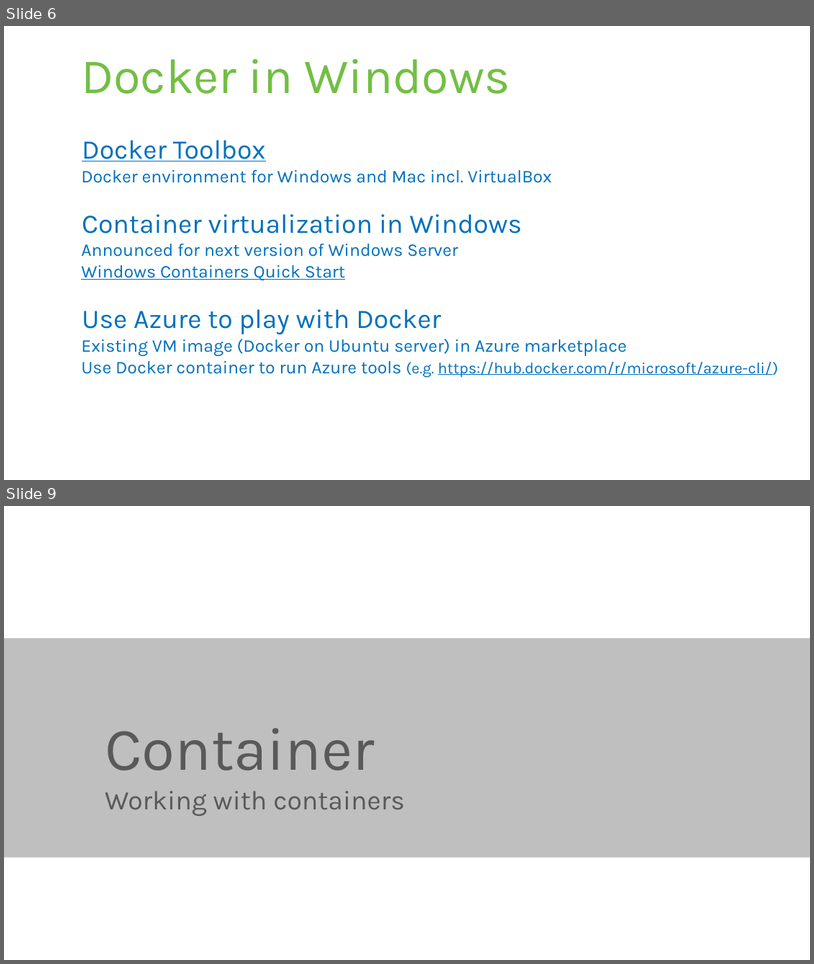
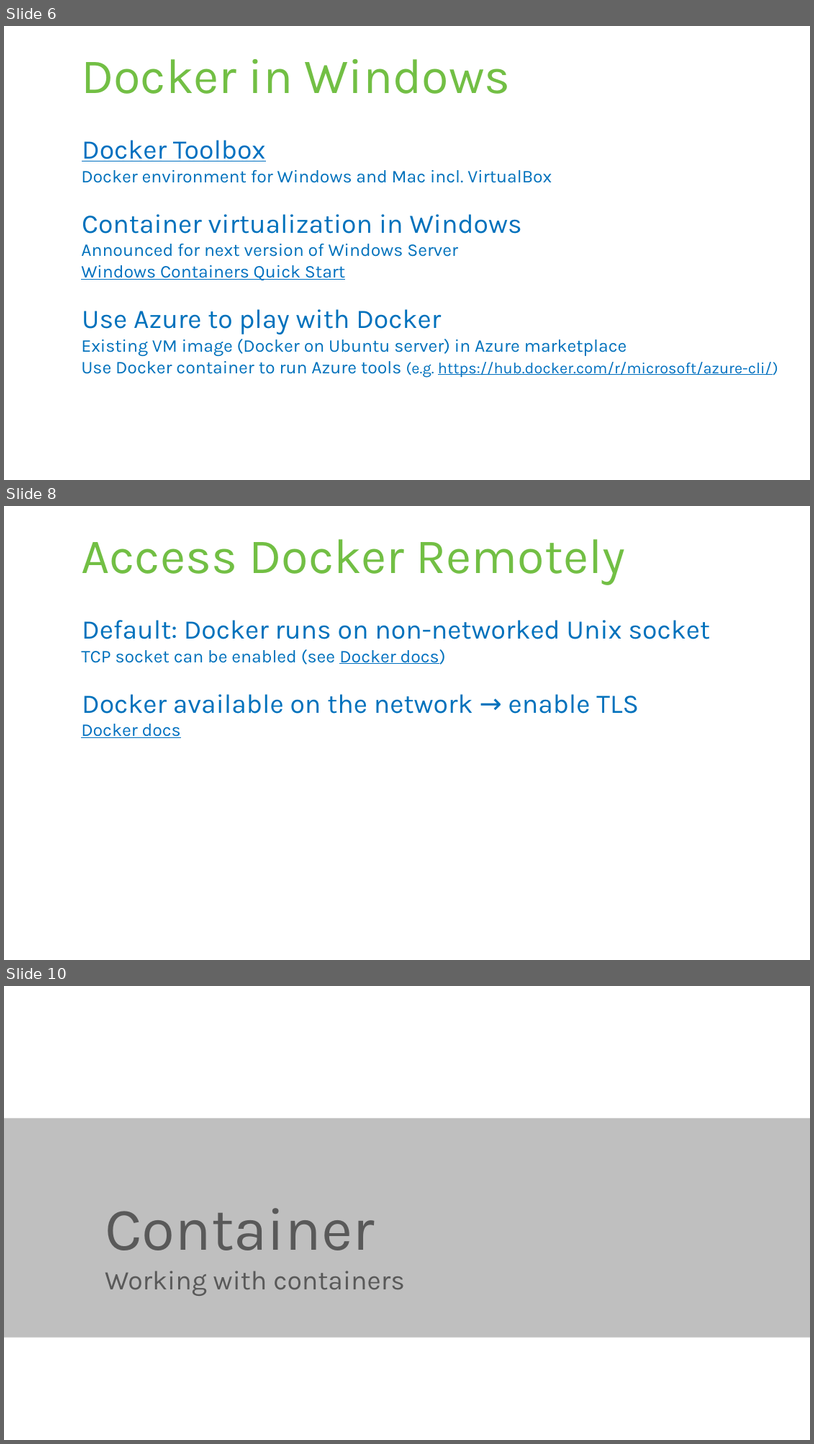
Before and after one commit to rstropek/DockerVS2015Intro, a slide deck: slides/Docker-Workshop.pptx. Shown one above the other, each under a label of ours: slides 6 and 9 before the commit, slides 6, 8 and 10 after it; the slides between them are not shown. The pictures are 814x964 and 814x1444 pixels, drawn with LibreOffice and Linux fonts; fonts in the diff are those of the drawing. Boxes give left, top, right and bottom in pixels: in the first picture for what was removed or moved away, otherwise in the second. Text is boxed around its words. In the diff, an @@ line names an element or a change of style, - is before the commit and + after.

Commit message:
Enhance Docker slides

```diff
--- a/slides/Docker-Workshop.pptx
+++ b/slides/Docker-Workshop.pptx
@@ slide 8 added at (4, 506, 810, 960), background #FFFFFF @@
@@ title added at (81, 539, 625, 585), 44 pt, text #72BF44 @@
+Access Docker Remotely
@@ text added at (81, 620, 710, 738), 24 pt, text #0071BC @@
+Default: Docker runs on non-networked Unix socket
+  TCP socket can be enabled (see Docker docs)
+Docker available on the network → enable TLS
+  Docker docs
@@ what was slide 9 is now slide 10 @@
```
Also in this commit, not shown: 2 slides changed, 5 other slides added.
